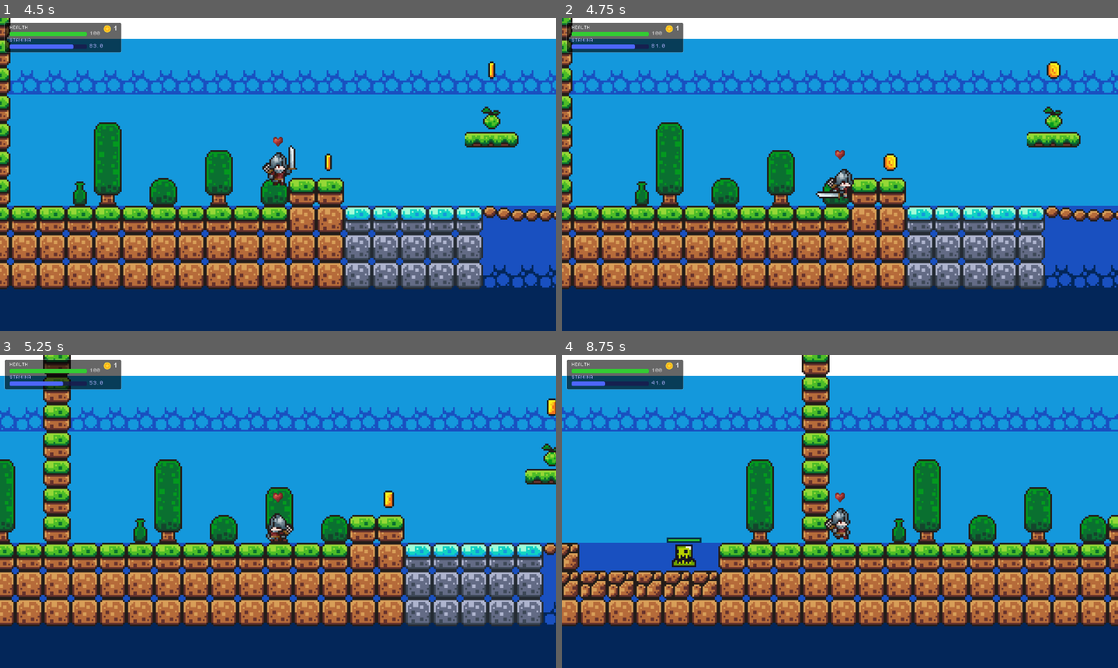
Above: before the commit, frames 1-4 (two rows, left to right).
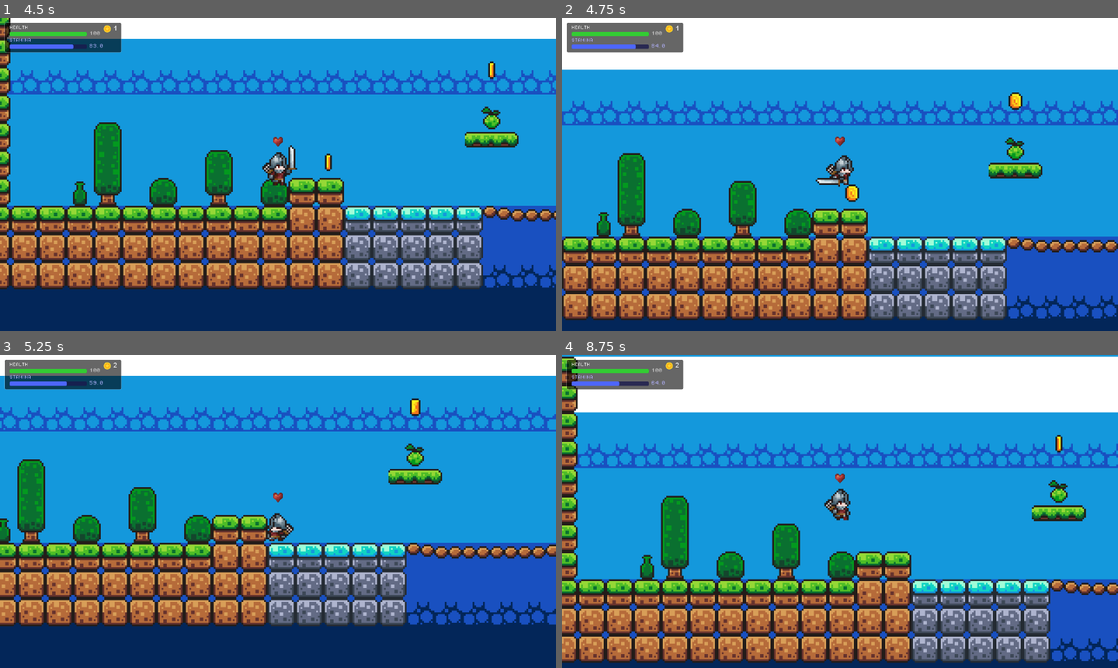
Above: after the commit, the same moments.

Repository: Kacprr/ThesisGameProject
Game: Godot game, scene res://Scenes/main_menu.tscn
Two runs of this game, one before a commit and one after it. Both use one fixed random seed, a clock stepped at 60 frames per second and the inputs below. Sound files missing from this copy of the repository are replaced by a short silence.
Inputs:
- Up to frame 1 (4.5 s): click "Play" at 0.5 s; hold Right (move_right) 1.28-2.78 s; tap Space (jump) at 1.35, 1.52, 1.82, 2.27, 2.3, 2.57, 3.05, 3.6, 3.77, 4.07 s; tap Z (attack) at 2.1 s; hold Left (move_left) 2.78-3.53 s; tap Shift (dash) at 2.85 s; hold Right (move_right) from 3.53 s (still down); hold Z (attack) from 4.28 s (still down)
- Up to frame 2 (4.75 s): keep holding Right (move_right); keep holding Z (attack); tap Space (jump) at 4.52, 4.55 s
- Up to frame 3 (5.25 s): tap Space (jump) at 4.82 s; release Right (move_right) at 5.03 s; release Z (attack) at 5.03 s; hold Left (move_left) from 5.03 s (still down); tap Shift (dash) at 5.1 s
- Up to frame 4 (8.75 s): tap Space (jump) at 5.27, 5.3, 5.57, 5.85, 6.77, 6.8, 7.07, 7.52, 7.55, 7.82, 8.1, 8.27, 8.57 s; release Left (move_left) at 5.78 s; hold Right (move_right) 5.78-6.53 s; hold Left (move_left) 6.53-8.03 s; tap Z (attack) at 6.6 s; tap Shift (dash) at 7.35 s; hold Right (move_right) from 8.03 s (still down)

Frame 1 is identical in both runs. In frame 2, 55% of the frame differs, in the area x 0-100%, y 0-97%; in frame 3, 32%; in frame 4, 64%, in the area x 0-100%, y 0-99%.

Commit message:
player can now walljump
player walljump mechanics are as follows:
player clings to wall
player can jump from wall
player can jump into wall to cling
player DOES NOT get doublejump back from walljump
player WILL NOT get the doublejump returned when wall cling

Diff:
--- a/ruinsofnorth/Scripts/player.gd
+++ b/ruinsofnorth/Scripts/player.gd
@@ -110,7 +110,9 @@
 			# Slide Physics
 		if current_State == PlayerState.WALL_CLING:
 			velocity.y = min(velocity.y, WALL_SLIDE_SPEED)
-			velocity.x = 0
+			if (Input.is_action_just_pressed("jump")):
+				velocity.y = JUMP_VELOCITY
+				current_State = PlayerState.JUMP
 			animated_sprite.flip_h = (direction_x < 0)
 		else:
 			current_State = PlayerState.JUMP # Fall if stamina is zero
